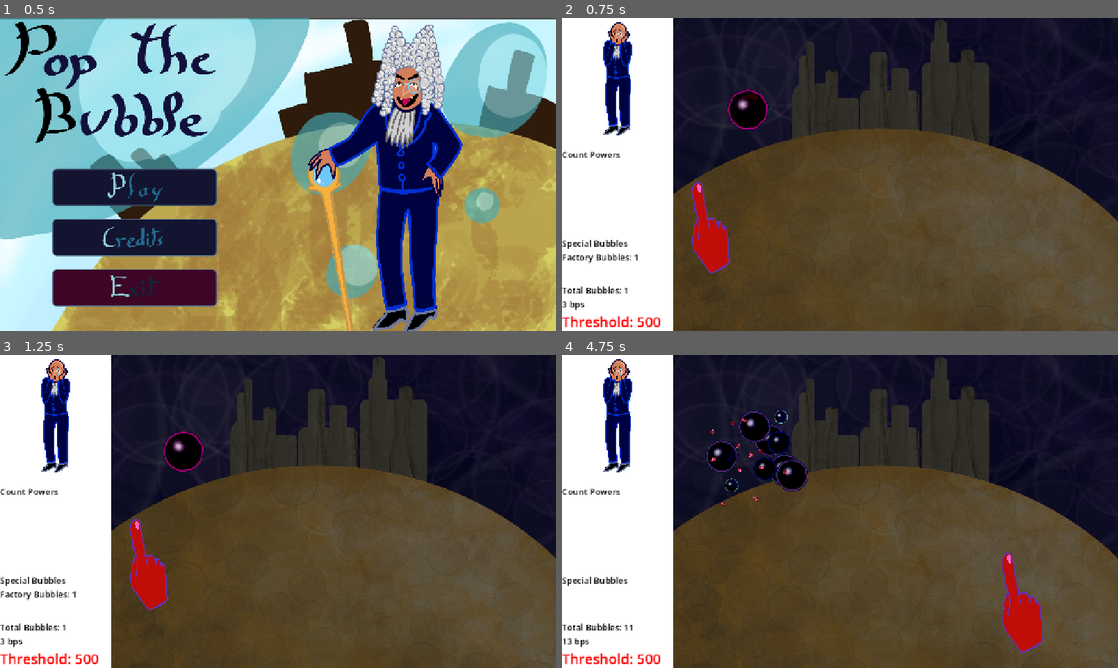
Above: before the commit, frames 1-4 (two rows, left to right).
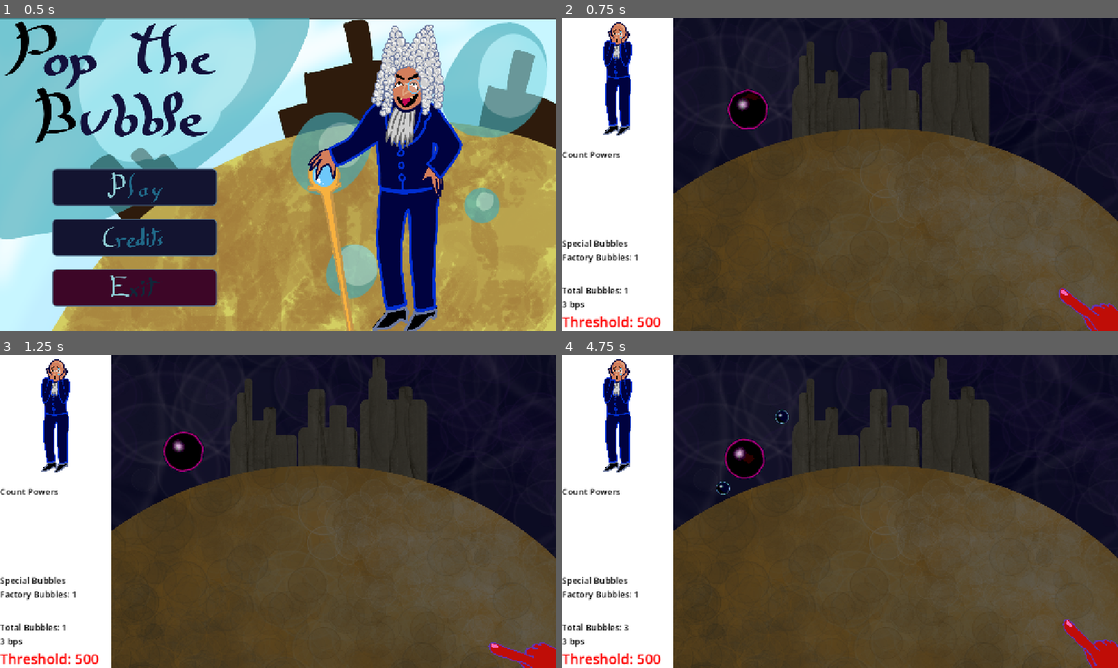
Above: after the commit, the same moments.

Repository: Isaac-SOL/Pop-the-Bubble
Game: Godot game, scene res://scenes/level/main_menu.tscn
The game is run twice, just before and just after one commit, with the same random seed, the same clock (stepped at 60 frames per second) and the same inputs.
Inputs (mouse positions are in pixels of both pictures, inside the frame that each line leads up to):
- Up to frame 1 (0.5 s): no input
- Up to frame 2 (0.75 s): click (695, 187) at 0.5 s
- Up to frame 3 (1.25 s): no input
- Up to frame 4 (4.75 s): move the mouse to (962, 495) at 1.27 s; press the mouse at (962, 495) at 1.28 s; release the mouse at (962, 495) at 2 s; drag from (728, 527) to (606, 511) at 2.02 s; move the mouse to (895, 442) at 2.77 s; press the mouse at (895, 442) at 2.78 s; release the mouse at (895, 442) at 3.5 s; drag from (812, 574) to (745, 455) at 3.52 s; move the mouse to (1006, 558) at 4.27 s; press the mouse at (1006, 558) at 4.28 s

Frame 1 is identical in both runs. In frame 2, 1.8% of the frame differs, in the area x 23-100%, y 52-100%; in frame 3, 1.8%; in frame 4, 4.9%, in the area x 0-100%, y 17-100%.

Commit message:
Juiced up the hand

Diff:
--- a/scenes/level/main.tscn
+++ b/scenes/level/main.tscn
@@ -84,6 +84,7 @@
 unique_name_in_owner = true
 
 [node name="player_hand" parent="." unique_id=1849167851 instance=ExtResource("3_gjage")]
+z_index = 100
 
 [node name="Camera2D" type="Camera2D" parent="." unique_id=1527596375]
 unique_name_in_owner = true
--- a/scenes/objects/bubbles/bubble_normal.tscn
+++ b/scenes/objects/bubbles/bubble_normal.tscn
@@ -39,6 +39,7 @@
 [node name="Splash" type="Sprite2D" parent="." unique_id=1971966676]
 unique_name_in_owner = true
 visible = false
+z_index = 10
 scale = Vector2(0.365, 0.365)
 texture = ExtResource("3_x8eid")
 
--- a/scenes/player/player_hand.tscn
+++ b/scenes/player/player_hand.tscn
@@ -1,6 +1,7 @@
 [gd_scene format=3 uid="uid://cwi6nrvnaw45u"]
 
 [ext_resource type="Script" uid="uid://dnr2jf5ia262o" path="res://scripts/player/player_hand.gd" id="1_lpqvf"]
+[ext_resource type="Script" uid="uid://b038wgl6janrt" path="res://addons/leeklib/shaker_2d.gd" id="2_4g6u2"]
 [ext_resource type="Texture2D" uid="uid://d3b3p6bmymlc1" path="res://assets/models/player/main.png" id="2_qebix"]
 [ext_resource type="Texture2D" uid="uid://drdw7cpingv6j" path="res://assets/models/player/doigt.png" id="3_4g6u2"]
 
@@ -8,20 +9,40 @@
 radius = 15.521
 height = 42.419483
 
-[node name="player_hand" type="Area2D" unique_id=1849167851]
+[node name="PlayerHand" type="Node2D" unique_id=1693000673]
+script = ExtResource("1_lpqvf")
+
+[node name="Area" type="Area2D" parent="." unique_id=1849167851]
+unique_name_in_owner = true
 collision_layer = 8
 collision_mask = 12
-script = ExtResource("1_lpqvf")
 
-[node name="CollisionShape2D" type="CollisionShape2D" parent="." unique_id=1848786263]
+[node name="CollisionShape2D" type="CollisionShape2D" parent="Area" unique_id=1848786263]
 position = Vector2(1, 9)
 rotation = -0.15996492
 shape = SubResource("CapsuleShape2D_qebix")
 
-[node name="Sprite2D_hand" type="Sprite2D" parent="." unique_id=456674599]
-position = Vector2(25.000002, 81)
-scale = Vector2(0.05524194, 0.06454901)
+[node name="HandPivot" type="Node2D" parent="." unique_id=504447557]
+unique_name_in_owner = true
+position = Vector2(1265, 707)
+
+[node name="HandShaker" type="Node2D" parent="HandPivot" unique_id=696095929]
+unique_name_in_owner = true
+scale = Vector2(0.99999994, 1)
+script = ExtResource("2_4g6u2")
+shake_interval = 0.025
+metadata/_custom_type_script = "uid://b038wgl6janrt"
+
+[node name="Sprite2D_hand" type="Sprite2D" parent="HandPivot/HandShaker" unique_id=456674599]
+position = Vector2(-1.3218994, -50.20215)
+rotation = 0.19450374
+scale = Vector2(0.055241942, 0.06454901)
 texture = ExtResource("2_qebix")
 
-[node name="Sprite2D_finger" type="Sprite2D" parent="Sprite2D_hand" unique_id=730873998]
+[node name="Sprite2D_finger" type="Sprite2D" parent="HandPivot/HandShaker/Sprite2D_hand" unique_id=730873998]
 texture = ExtResource("3_4g6u2")
+
+[node name="FingerPoint" type="Marker2D" parent="HandPivot" unique_id=29785080]
+unique_name_in_owner = true
+position = Vector2(-11.5477295, -127.63873)
+rotation = 0.19450375
--- a/scripts/level/main.gd
+++ b/scripts/level/main.gd
@@ -11,7 +11,7 @@
 
 @onready var background: Sprite2D = %background
 @onready var label_threshold: Label = %LabelThreshold
-@onready var player_hand: Area2D = $player_hand
+@onready var player_hand: Hand = $player_hand
 @onready var powers_container: VBoxContainer = %powers_container
 @onready var count: Node2D = %count
 @onready var nugget_parent: Node2D = %NuggetParent
@@ -22,7 +22,7 @@
 var spawn_rect: Rect2
 
 func _ready() -> void:
-	Input.set_mouse_mode(Input.MOUSE_MODE_HIDDEN)
+	#Input.set_mouse_mode(Input.MOUSE_MODE_HIDDEN)
 	Global.set_main_reference(self)
 	AudioManager.playAudio_stream_music(&"feel_the_bubble")
 	label_threshold.text += str(lose_threshold)
--- a/scripts/objects/bubbles/bubble.gd
+++ b/scripts/objects/bubbles/bubble.gd
@@ -66,7 +66,7 @@
 		AudioManager.play_bubble_collision()
 		var opposite_vector : Vector2 = (global_position - area.global_position).normalized()
 		velocity = velocity.bounce(opposite_vector)
-	elif area is Hand:
+	elif area.get_parent() is Hand:
 		AudioManager.play_bubble_collision()
 		var opposite_vector : Vector2 = (global_position - area.global_position).normalized()
 		velocity = opposite_vector * 7.0
--- a/scripts/player/player_hand.gd
+++ b/scripts/player/player_hand.gd
@@ -1,15 +1,43 @@
-extends Area2D
+extends Node2D
 class_name Hand
 
-func _process(_delta: float) -> void:
-	var updated_scale : float = min(1.0+Global.bubble_per_seconds/100.0, 5.0)
-	scale  = Vector2(updated_scale, updated_scale)
-	global_position = get_global_mouse_position()
+const rest_pos := Vector2(1265, 707)
 
+var curr_target: Node2D
 
+func _process(delta: float) -> void:
+	#var updated_scale : float = min(1.0+Global.bubble_per_seconds/100.0, 5.0)
+	#scale  = Vector2(updated_scale, updated_scale)
+	set_area_position(get_global_mouse_position())
 
-func _input(event):
-	if event.is_action_pressed("left_click"):
-		for area in get_overlapping_areas():
+	if curr_target == null:
+		var rest_to_cursor := get_global_mouse_position() - rest_pos
+		%HandPivot.rotation = Util.decayf(%HandPivot.rotation, -rest_to_cursor.angle_to(Vector2.UP), 8 * delta)
+		%HandPivot.position = Util.decayv2(%HandPivot.position, rest_pos, 10 * delta)
+	else:
+		%HandPivot.rotation = curr_target.rotation
+		%HandPivot.position = Util.decayv2(%HandPivot.position, curr_target.position, 45 * delta)
+
+	if Input.is_action_just_pressed("left_click"):
+		var popped := false
+		for area in %Area.get_overlapping_areas():
 			if area is Bubble:
 				area.bubble_popped()
+				popped = true
+		if popped:
+			move_hand_click(get_global_mouse_position())
+
+func set_area_position(pos: Vector2):
+	%Area.global_position = pos
+
+func move_hand_click(pos: Vector2):
+	var rest_to_click := pos - rest_pos
+	var hand_rot := -rest_to_click.angle_to(Vector2.UP)
+	var palm_to_point: Vector2 = %FingerPoint.position.rotated(hand_rot)
+	var hand_pos := pos - palm_to_point
+	curr_target = Node2D.new()
+	curr_target.position = hand_pos
+	curr_target.rotation = hand_rot
+	%HandShaker.shake(1.5, 1.0)
+	var timer := get_tree().create_timer(0.5, false)
+	timer.timeout.connect(curr_target.queue_free)
